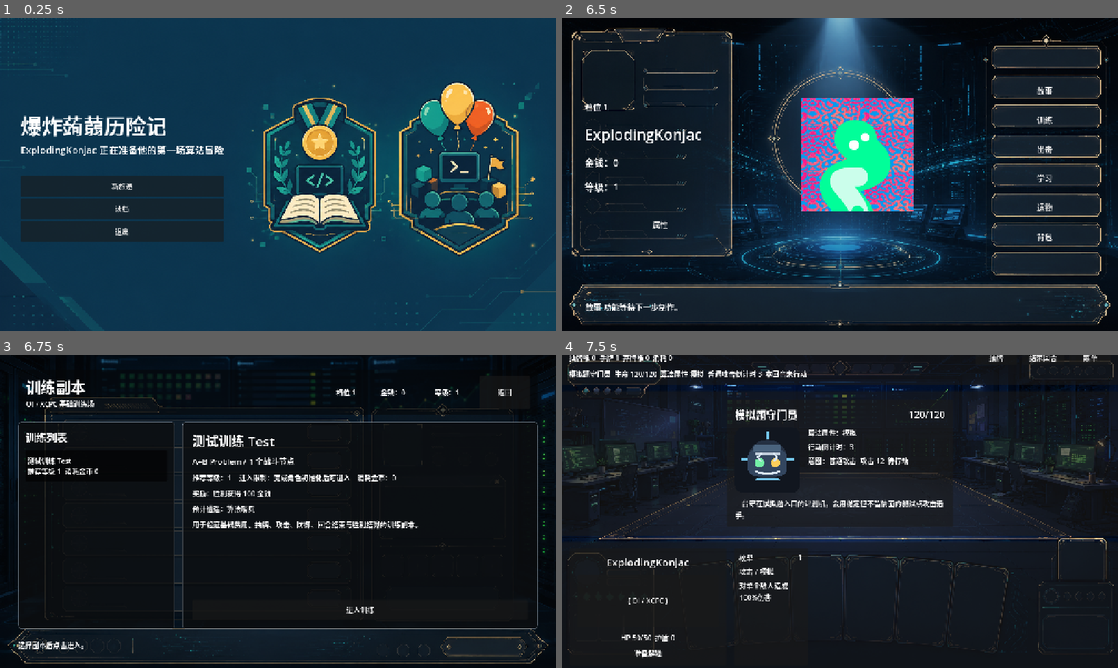
Above: before the commit, frames 1-4 (two rows, left to right).
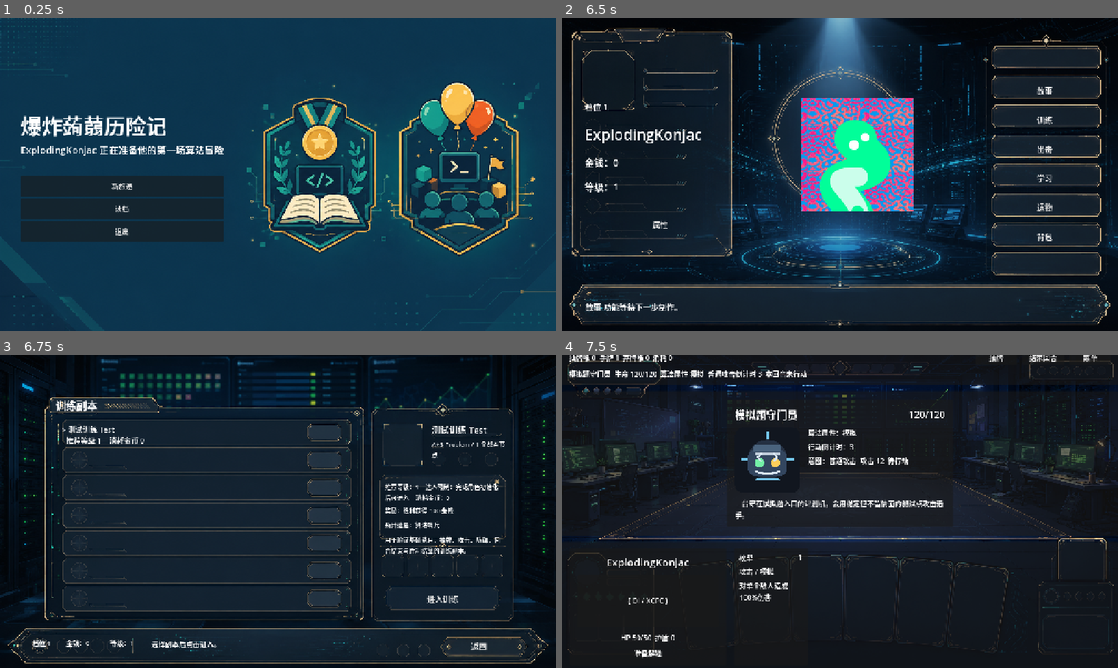
Above: after the commit, the same moments.

Repository: y38501148-max/EK-adventure
Game: Godot game, scene res://scenes/main/Main.tscn
Same seed, same stepped clock (60 frames per second), same inputs: the game is played once before the commit and once after it.
Inputs:
- Up to frame 1 (0.25 s): no input
- Up to frame 2 (6.5 s): click "新旅途" at 0.5 s; click "返回" at 1.25 s; click "读档" at 2 s; click "返回" at 2.75 s; click "新旅途" at 3.5 s; click "档位 1 新旅途 空档位" at 4.25 s; click "属性" at 5 s; click "故事" at 5.75 s
- Up to frame 3 (6.75 s): click "训练" at 6.5 s
- Up to frame 4 (7.5 s): click "进入训练" at 7.25 s

Frames 1-2 are identical in both runs. In frame 3, 42% of the frame differs, in the area x 1-99%, y 1-99%; in frame 4, nothing differs.

Commit message:
Align training menu controls with background art

Diff:
--- a/scenes/home/TrainingMenu.tscn
+++ b/scenes/home/TrainingMenu.tscn
@@ -3,24 +3,9 @@
 [ext_resource type="Script" path="res://scripts/ui/TrainingMenu.gd" id="1_training_menu"]
 [ext_resource type="Texture2D" path="res://assets/art/backgrounds/training_menu_background.png" id="2_training_bg"]
 
-[sub_resource type="StyleBoxFlat" id="StyleBoxFlat_panel"]
-bg_color = Color(0.045, 0.052, 0.06, 0.82)
-border_width_left = 1
-border_width_top = 1
-border_width_right = 1
-border_width_bottom = 1
-border_color = Color(0.72, 0.78, 0.84, 0.28)
-corner_radius_top_left = 6
-corner_radius_top_right = 6
-corner_radius_bottom_right = 6
-corner_radius_bottom_left = 6
-
-[sub_resource type="StyleBoxFlat" id="StyleBoxFlat_header"]
-bg_color = Color(0.02, 0.024, 0.03, 0.58)
-corner_radius_top_left = 6
-corner_radius_top_right = 6
-corner_radius_bottom_right = 6
-corner_radius_bottom_left = 6
+[sub_resource type="StyleBoxEmpty" id="StyleBoxEmpty_button"]
+
+[sub_resource type="StyleBoxEmpty" id="StyleBoxEmpty_focus"]
 
 [node name="TrainingMenu" type="Control"]
 layout_mode = 3
@@ -49,169 +34,175 @@
 anchor_bottom = 1.0
 grow_horizontal = 2
 grow_vertical = 2
-color = Color(0.015, 0.018, 0.024, 0.28)
-
-[node name="Root" type="MarginContainer" parent="."]
+color = Color(0.015, 0.018, 0.024, 0.1)
+
+[node name="Overlay" type="Control" parent="."]
 layout_mode = 1
 anchors_preset = 15
 anchor_right = 1.0
 anchor_bottom = 1.0
 grow_horizontal = 2
 grow_vertical = 2
-theme_override_constants/margin_left = 42
-theme_override_constants/margin_top = 34
-theme_override_constants/margin_right = 42
-theme_override_constants/margin_bottom = 32
-
-[node name="Rows" type="VBoxContainer" parent="Root"]
-layout_mode = 2
-theme_override_constants/separation = 16
-
-[node name="TopBar" type="PanelContainer" parent="Root/Rows"]
-layout_mode = 2
-theme_override_styles/panel = SubResource("StyleBoxFlat_header")
-
-[node name="TopMargin" type="MarginContainer" parent="Root/Rows/TopBar"]
-layout_mode = 2
-theme_override_constants/margin_left = 18
-theme_override_constants/margin_top = 14
-theme_override_constants/margin_right = 18
-theme_override_constants/margin_bottom = 14
-
-[node name="TopBarRows" type="HBoxContainer" parent="Root/Rows/TopBar/TopMargin"]
-layout_mode = 2
-theme_override_constants/separation = 18
-
-[node name="TitleBlock" type="VBoxContainer" parent="Root/Rows/TopBar/TopMargin/TopBarRows"]
-layout_mode = 2
-size_flags_horizontal = 3
-theme_override_constants/separation = 2
-
-[node name="TitleLabel" type="Label" parent="Root/Rows/TopBar/TopMargin/TopBarRows/TitleBlock"]
-layout_mode = 2
-theme_override_font_sizes/font_size = 34
+
+[node name="TitleLabel" type="Label" parent="Overlay"]
+layout_mode = 0
+offset_left = 128.0
+offset_top = 98.0
+offset_right = 350.0
+offset_bottom = 130.0
+theme_override_font_sizes/font_size = 24
 text = "训练副本"
-
-[node name="SubtitleLabel" type="Label" parent="Root/Rows/TopBar/TopMargin/TopBarRows/TitleBlock"]
-layout_mode = 2
+vertical_alignment = 1
+
+[node name="DungeonList" type="Control" parent="Overlay"]
+layout_mode = 0
+offset_left = 142.0
+offset_top = 154.0
+offset_right = 807.0
+offset_bottom = 602.0
+
+[node name="Detail" type="Control" parent="Overlay"]
+layout_mode = 0
+offset_left = 870.0
+offset_top = 150.0
+offset_right = 1172.0
+offset_bottom = 590.0
+
+[node name="DetailTitleLabel" type="Label" parent="Overlay/Detail"]
+layout_mode = 0
+offset_left = 124.0
+offset_top = 6.0
+offset_right = 300.0
+offset_bottom = 36.0
+theme_override_font_sizes/font_size = 20
+text = "测试训练 Test"
+vertical_alignment = 1
+
+[node name="DetailSubtitleLabel" type="Label" parent="Overlay/Detail"]
+layout_mode = 0
+offset_left = 124.0
+offset_top = 44.0
+offset_right = 300.0
+offset_bottom = 70.0
+theme_override_font_sizes/font_size = 14
+text = "A+B Problem / 1 个战斗节点"
+vertical_alignment = 1
+autowrap_mode = 3
+
+[node name="RequirementLabel" type="Label" parent="Overlay/Detail"]
+layout_mode = 0
+offset_left = 16.0
+offset_top = 142.0
+offset_right = 288.0
+offset_bottom = 188.0
+theme_override_font_sizes/font_size = 14
+text = "推荐等级：1    进入限制：完成角色初始化后可进入    消耗金币：0"
+autowrap_mode = 3
+
+[node name="RewardLabel" type="Label" parent="Overlay/Detail"]
+layout_mode = 0
+offset_left = 16.0
+offset_top = 196.0
+offset_right = 288.0
+offset_bottom = 222.0
+theme_override_font_sizes/font_size = 14
+text = "奖励：胜利获得 100 金钱"
+autowrap_mode = 3
+
+[node name="EnemyLabel" type="Label" parent="Overlay/Detail"]
+layout_mode = 0
+offset_left = 16.0
+offset_top = 230.0
+offset_right = 288.0
+offset_bottom = 256.0
+theme_override_font_sizes/font_size = 14
+text = "预计遭遇：算法哨兵"
+autowrap_mode = 3
+
+[node name="DescriptionLabel" type="Label" parent="Overlay/Detail"]
+layout_mode = 0
+offset_left = 16.0
+offset_top = 264.0
+offset_right = 288.0
+offset_bottom = 304.0
+theme_override_font_sizes/font_size = 14
+text = "用于验证基础费用、抽牌、攻击、防御、回合结束与胜利结算的训练副本。"
+autowrap_mode = 3
+
+[node name="EnterButton" type="Button" parent="Overlay/Detail"]
+layout_mode = 0
+offset_left = 20.0
+offset_top = 385.0
+offset_right = 278.0
+offset_bottom = 440.0
+focus_mode = 0
+theme_override_font_sizes/font_size = 18
+theme_override_styles/normal = SubResource("StyleBoxEmpty_button")
+theme_override_styles/hover = SubResource("StyleBoxEmpty_button")
+theme_override_styles/pressed = SubResource("StyleBoxEmpty_button")
+theme_override_styles/focus = SubResource("StyleBoxEmpty_focus")
+text = "进入训练"
+
+[node name="BottomSummary" type="Control" parent="Overlay"]
+layout_mode = 0
+offset_left = 74.0
+offset_top = 646.0
+offset_right = 340.0
+offset_bottom = 684.0
+
+[node name="SlotLabel" type="Label" parent="Overlay/BottomSummary"]
+layout_mode = 0
+offset_left = 0.0
+offset_top = 0.0
+offset_right = 78.0
+offset_bottom = 34.0
+theme_override_font_sizes/font_size = 15
+text = "档位 1"
+vertical_alignment = 1
+
+[node name="GoldLabel" type="Label" parent="Overlay/BottomSummary"]
+layout_mode = 0
+offset_left = 78.0
+offset_top = 0.0
+offset_right = 180.0
+offset_bottom = 34.0
+theme_override_font_sizes/font_size = 15
+text = "金钱：0"
+vertical_alignment = 1
+
+[node name="LevelLabel" type="Label" parent="Overlay/BottomSummary"]
+layout_mode = 0
+offset_left = 180.0
+offset_top = 0.0
+offset_right = 260.0
+offset_bottom = 34.0
+theme_override_font_sizes/font_size = 15
+text = "等级：1"
+vertical_alignment = 1
+
+[node name="StatusLabel" type="Label" parent="Overlay"]
+layout_mode = 0
+offset_left = 348.0
+offset_top = 646.0
+offset_right = 948.0
+offset_bottom = 684.0
 theme_override_font_sizes/font_size = 16
-text = "OI / XCPC 基础训练场"
-
-[node name="PlayerSummary" type="HBoxContainer" parent="Root/Rows/TopBar/TopMargin/TopBarRows"]
-layout_mode = 2
-theme_override_constants/separation = 14
-alignment = 1
-
-[node name="SlotLabel" type="Label" parent="Root/Rows/TopBar/TopMargin/TopBarRows/PlayerSummary"]
-custom_minimum_size = Vector2(88, 0)
-layout_mode = 2
-text = "档位 1"
-vertical_alignment = 1
-
-[node name="GoldLabel" type="Label" parent="Root/Rows/TopBar/TopMargin/TopBarRows/PlayerSummary"]
-custom_minimum_size = Vector2(110, 0)
-layout_mode = 2
-text = "金钱：0"
-vertical_alignment = 1
-
-[node name="LevelLabel" type="Label" parent="Root/Rows/TopBar/TopMargin/TopBarRows/PlayerSummary"]
-custom_minimum_size = Vector2(86, 0)
-layout_mode = 2
-text = "等级：1"
-vertical_alignment = 1
-
-[node name="BackButton" type="Button" parent="Root/Rows/TopBar/TopMargin/TopBarRows"]
-custom_minimum_size = Vector2(116, 42)
-layout_mode = 2
+text = "选择副本后点击进入。"
+vertical_alignment = 1
+
+[node name="BackButton" type="Button" parent="Overlay"]
+layout_mode = 0
+offset_left = 1010.0
+offset_top = 650.0
+offset_right = 1194.0
+offset_bottom = 692.0
+focus_mode = 0
+theme_override_font_sizes/font_size = 18
+theme_override_styles/normal = SubResource("StyleBoxEmpty_button")
+theme_override_styles/hover = SubResource("StyleBoxEmpty_button")
+theme_override_styles/pressed = SubResource("StyleBoxEmpty_button")
+theme_override_styles/focus = SubResource("StyleBoxEmpty_focus")
 text = "返回"
 
-[node name="Content" type="HBoxContainer" parent="Root/Rows"]
-layout_mode = 2
-size_flags_vertical = 3
-theme_override_constants/separation = 18
-
-[node name="ListPanel" type="PanelContainer" parent="Root/Rows/Content"]
-custom_minimum_size = Vector2(360, 0)
-layout_mode = 2
-theme_override_styles/panel = SubResource("StyleBoxFlat_panel")
-
-[node name="ListMargin" type="MarginContainer" parent="Root/Rows/Content/ListPanel"]
-layout_mode = 2
-theme_override_constants/margin_left = 16
-theme_override_constants/margin_top = 16
-theme_override_constants/margin_right = 16
-theme_override_constants/margin_bottom = 16
-
-[node name="ListRows" type="VBoxContainer" parent="Root/Rows/Content/ListPanel/ListMargin"]
-layout_mode = 2
-theme_override_constants/separation = 12
-
-[node name="ListTitleLabel" type="Label" parent="Root/Rows/Content/ListPanel/ListMargin/ListRows"]
-layout_mode = 2
-theme_override_font_sizes/font_size = 24
-text = "训练列表"
-
-[node name="DungeonList" type="VBoxContainer" parent="Root/Rows/Content/ListPanel/ListMargin/ListRows"]
-layout_mode = 2
-theme_override_constants/separation = 10
-
-[node name="DetailPanel" type="PanelContainer" parent="Root/Rows/Content"]
-layout_mode = 2
-size_flags_horizontal = 3
-theme_override_styles/panel = SubResource("StyleBoxFlat_panel")
-
-[node name="DetailMargin" type="MarginContainer" parent="Root/Rows/Content/DetailPanel"]
-layout_mode = 2
-theme_override_constants/margin_left = 22
-theme_override_constants/margin_top = 20
-theme_override_constants/margin_right = 22
-theme_override_constants/margin_bottom = 20
-
-[node name="DetailRows" type="VBoxContainer" parent="Root/Rows/Content/DetailPanel/DetailMargin"]
-layout_mode = 2
-theme_override_constants/separation = 12
-
-[node name="DetailTitleLabel" type="Label" parent="Root/Rows/Content/DetailPanel/DetailMargin/DetailRows"]
-layout_mode = 2
-theme_override_font_sizes/font_size = 30
-text = "测试训练 Test"
-
-[node name="DetailSubtitleLabel" type="Label" parent="Root/Rows/Content/DetailPanel/DetailMargin/DetailRows"]
-layout_mode = 2
-theme_override_font_sizes/font_size = 18
-text = "A+B Problem / 1 个战斗节点"
-
-[node name="RequirementLabel" type="Label" parent="Root/Rows/Content/DetailPanel/DetailMargin/DetailRows"]
-layout_mode = 2
-text = "推荐等级：1    进入限制：完成角色初始化后可进入    消耗金币：0"
-autowrap_mode = 3
-
-[node name="RewardLabel" type="Label" parent="Root/Rows/Content/DetailPanel/DetailMargin/DetailRows"]
-layout_mode = 2
-text = "奖励：胜利获得 100 金钱"
-autowrap_mode = 3
-
-[node name="EnemyLabel" type="Label" parent="Root/Rows/Content/DetailPanel/DetailMargin/DetailRows"]
-layout_mode = 2
-text = "预计遭遇：算法哨兵"
-autowrap_mode = 3
-
-[node name="DescriptionLabel" type="Label" parent="Root/Rows/Content/DetailPanel/DetailMargin/DetailRows"]
-layout_mode = 2
-size_flags_vertical = 3
-text = "用于验证基础费用、抽牌、攻击、防御、回合结束与胜利结算的训练副本。"
-autowrap_mode = 3
-
-[node name="EnterButton" type="Button" parent="Root/Rows/Content/DetailPanel/DetailMargin/DetailRows"]
-custom_minimum_size = Vector2(220, 46)
-layout_mode = 2
-text = "进入训练"
-
-[node name="StatusLabel" type="Label" parent="Root/Rows"]
-custom_minimum_size = Vector2(0, 42)
-layout_mode = 2
-text = "选择副本后点击进入。"
-vertical_alignment = 1
-
-[connection signal="pressed" from="Root/Rows/TopBar/TopMargin/TopBarRows/BackButton" to="." method="_on_back_button_pressed"]
-[connection signal="pressed" from="Root/Rows/Content/DetailPanel/DetailMargin/DetailRows/EnterButton" to="." method="_on_enter_button_pressed"]
+[connection signal="pressed" from="Overlay/Detail/EnterButton" to="." method="_on_enter_button_pressed"]
+[connection signal="pressed" from="Overlay/BackButton" to="." method="_on_back_button_pressed"]
--- a/scripts/ui/TrainingMenu.gd
+++ b/scripts/ui/TrainingMenu.gd
@@ -18,18 +18,18 @@
 	}
 ]
 
-@onready var slot_label: Label = $Root/Rows/TopBar/TopMargin/TopBarRows/PlayerSummary/SlotLabel
-@onready var gold_label: Label = $Root/Rows/TopBar/TopMargin/TopBarRows/PlayerSummary/GoldLabel
-@onready var level_label: Label = $Root/Rows/TopBar/TopMargin/TopBarRows/PlayerSummary/LevelLabel
-@onready var dungeon_list: VBoxContainer = $Root/Rows/Content/ListPanel/ListMargin/ListRows/DungeonList
-@onready var detail_title_label: Label = $Root/Rows/Content/DetailPanel/DetailMargin/DetailRows/DetailTitleLabel
-@onready var detail_subtitle_label: Label = $Root/Rows/Content/DetailPanel/DetailMargin/DetailRows/DetailSubtitleLabel
-@onready var requirement_label: Label = $Root/Rows/Content/DetailPanel/DetailMargin/DetailRows/RequirementLabel
-@onready var reward_label: Label = $Root/Rows/Content/DetailPanel/DetailMargin/DetailRows/RewardLabel
-@onready var enemy_label: Label = $Root/Rows/Content/DetailPanel/DetailMargin/DetailRows/EnemyLabel
-@onready var description_label: Label = $Root/Rows/Content/DetailPanel/DetailMargin/DetailRows/DescriptionLabel
-@onready var enter_button: Button = $Root/Rows/Content/DetailPanel/DetailMargin/DetailRows/EnterButton
-@onready var status_label: Label = $Root/Rows/StatusLabel
+@onready var slot_label: Label = $Overlay/BottomSummary/SlotLabel
+@onready var gold_label: Label = $Overlay/BottomSummary/GoldLabel
+@onready var level_label: Label = $Overlay/BottomSummary/LevelLabel
+@onready var dungeon_list: Control = $Overlay/DungeonList
+@onready var detail_title_label: Label = $Overlay/Detail/DetailTitleLabel
+@onready var detail_subtitle_label: Label = $Overlay/Detail/DetailSubtitleLabel
+@onready var requirement_label: Label = $Overlay/Detail/RequirementLabel
+@onready var reward_label: Label = $Overlay/Detail/RewardLabel
+@onready var enemy_label: Label = $Overlay/Detail/EnemyLabel
+@onready var description_label: Label = $Overlay/Detail/DescriptionLabel
+@onready var enter_button: Button = $Overlay/Detail/EnterButton
+@onready var status_label: Label = $Overlay/StatusLabel
 
 var save_slot: int = 1
 var snapshot: Dictionary = {}
@@ -54,14 +54,15 @@
 	for index in range(TRAINING_DUNGEONS.size()):
 		var dungeon: Dictionary = TRAINING_DUNGEONS[index]
 		var button := Button.new()
-		button.custom_minimum_size = Vector2(300, 72)
-		button.text = "%s\n推荐等级 %d  消耗金币 %d" % [
-			str(dungeon["name"]),
-			int(dungeon["recommended_level"]),
-			int(dungeon["entry_gold"])
-		]
+		button.position = Vector2(0.0, float(index * 64))
+		button.size = Vector2(665.0, 58.0)
+		button.custom_minimum_size = button.size
+		button.text = _format_dungeon_button(dungeon, false)
 		button.alignment = HORIZONTAL_ALIGNMENT_LEFT
 		button.toggle_mode = true
+		button.focus_mode = Control.FOCUS_NONE
+		button.add_theme_font_size_override("font_size", 17)
+		_apply_transparent_button_style(button)
 		button.pressed.connect(_on_dungeon_button_pressed.bind(index))
 		dungeon_list.add_child(button)
 		dungeon_buttons.append(button)
@@ -76,7 +77,10 @@
 	selected_index = index
 	var dungeon: Dictionary = TRAINING_DUNGEONS[selected_index]
 	for button_index in range(dungeon_buttons.size()):
-		dungeon_buttons[button_index].button_pressed = button_index == selected_index
+		var button := dungeon_buttons[button_index]
+		var is_selected := button_index == selected_index
+		button.button_pressed = is_selected
+		button.text = _format_dungeon_button(TRAINING_DUNGEONS[button_index], is_selected)
 
 	detail_title_label.text = str(dungeon["name"])
 	detail_subtitle_label.text = str(dungeon["subtitle"])
@@ -123,3 +127,19 @@
 
 func _on_back_button_pressed() -> void:
 	back_requested.emit()
+
+func _format_dungeon_button(dungeon: Dictionary, is_selected: bool) -> String:
+	var prefix := "> " if is_selected else "  "
+	return "%s%s\n  推荐等级 %d    消耗金币 %d" % [
+		prefix,
+		str(dungeon["name"]),
+		int(dungeon["recommended_level"]),
+		int(dungeon["entry_gold"])
+	]
+
+func _apply_transparent_button_style(button: Button) -> void:
+	var empty := StyleBoxEmpty.new()
+	button.add_theme_stylebox_override("normal", empty)
+	button.add_theme_stylebox_override("hover", empty)
+	button.add_theme_stylebox_override("pressed", empty)
+	button.add_theme_stylebox_override("focus", empty)
